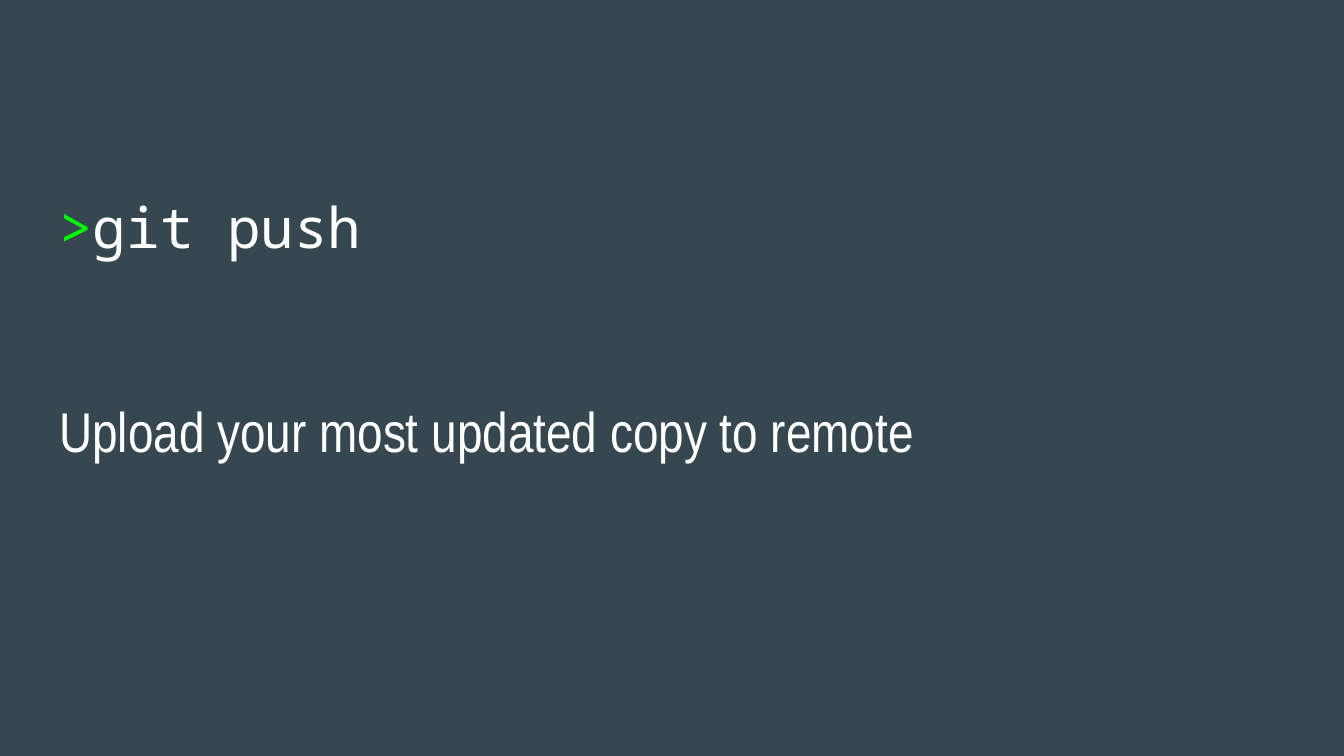
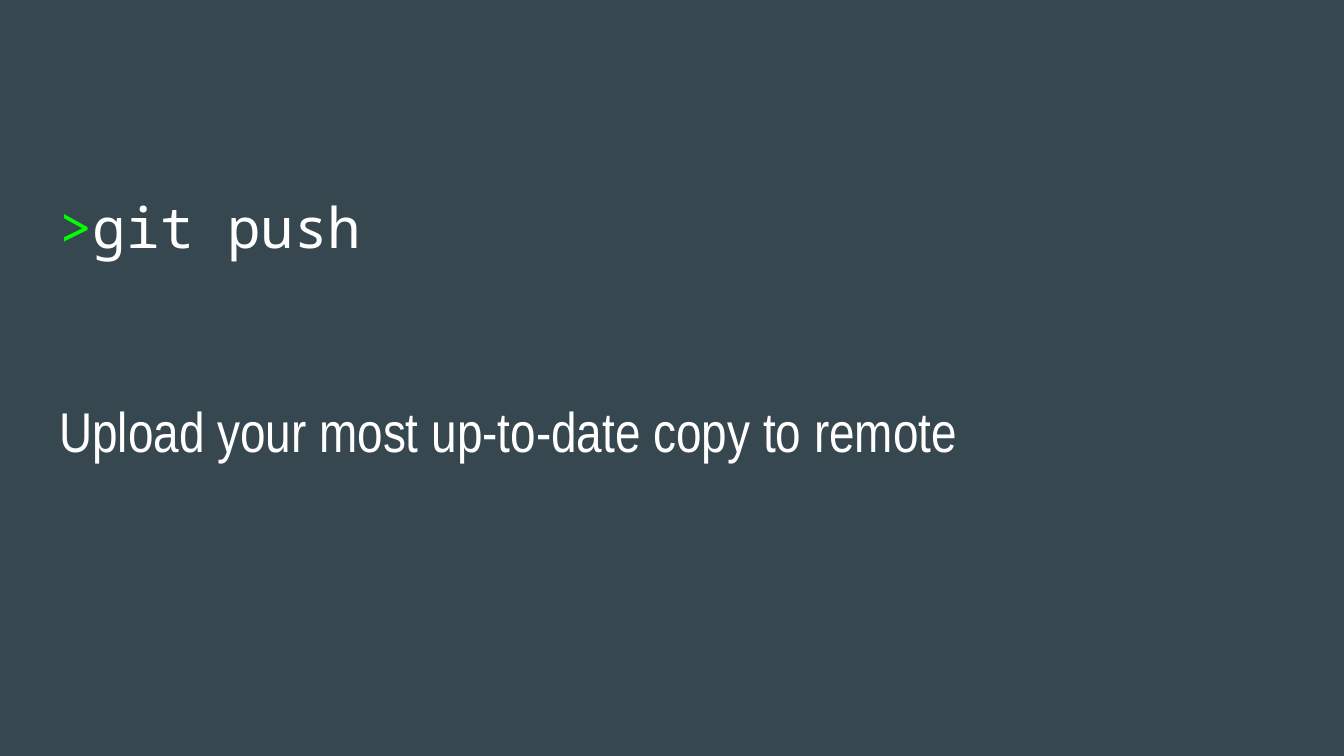
Before and after one commit to katannyak/WorkshopMaterials, a slide deck: slide 27 of git/hwt_study_git_intro.pptx. Drawn at 1344x756 pixels with LibreOffice and Linux fonts; fonts in the diff are those of the drawing. Boxes give left, top, right and bottom in pixels: in the first picture for what was removed or moved away, otherwise in the second. Text is boxed around its words. In the diff, an @@ line names an element or a change of style, - is before the commit and + after.

```diff
--- a/git/hwt_study_git_intro.pptx
+++ b/git/hwt_study_git_intro.pptx
@@ text at (59, 411, 957, 462): text changed @@
-Upload your most updated copy to remote
+Upload your most up-to-date copy to remote
```
Also in this commit, not shown: 14 other slides changed, 5 slides added, 1 slide removed, 1 other file.
